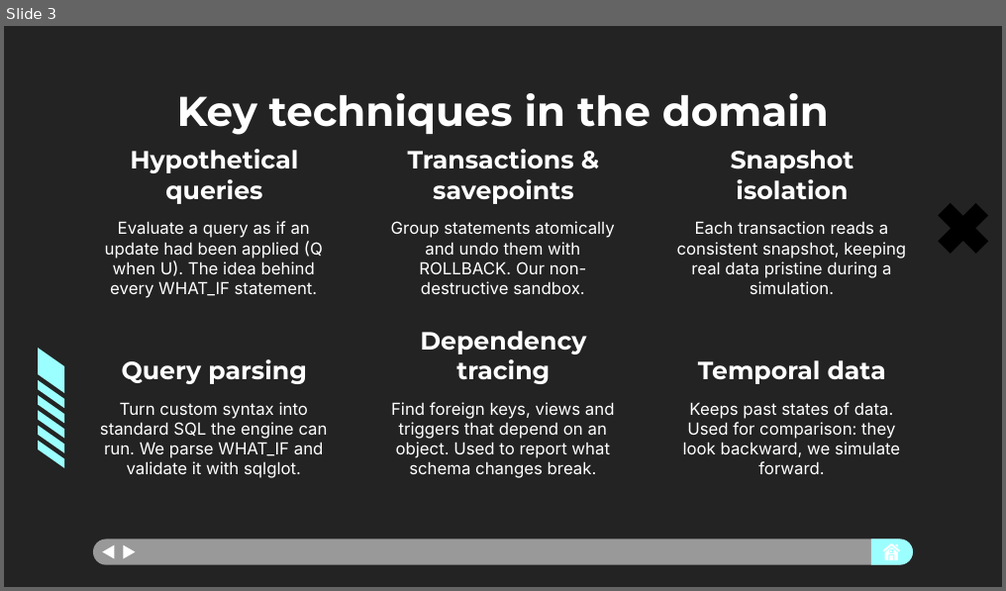
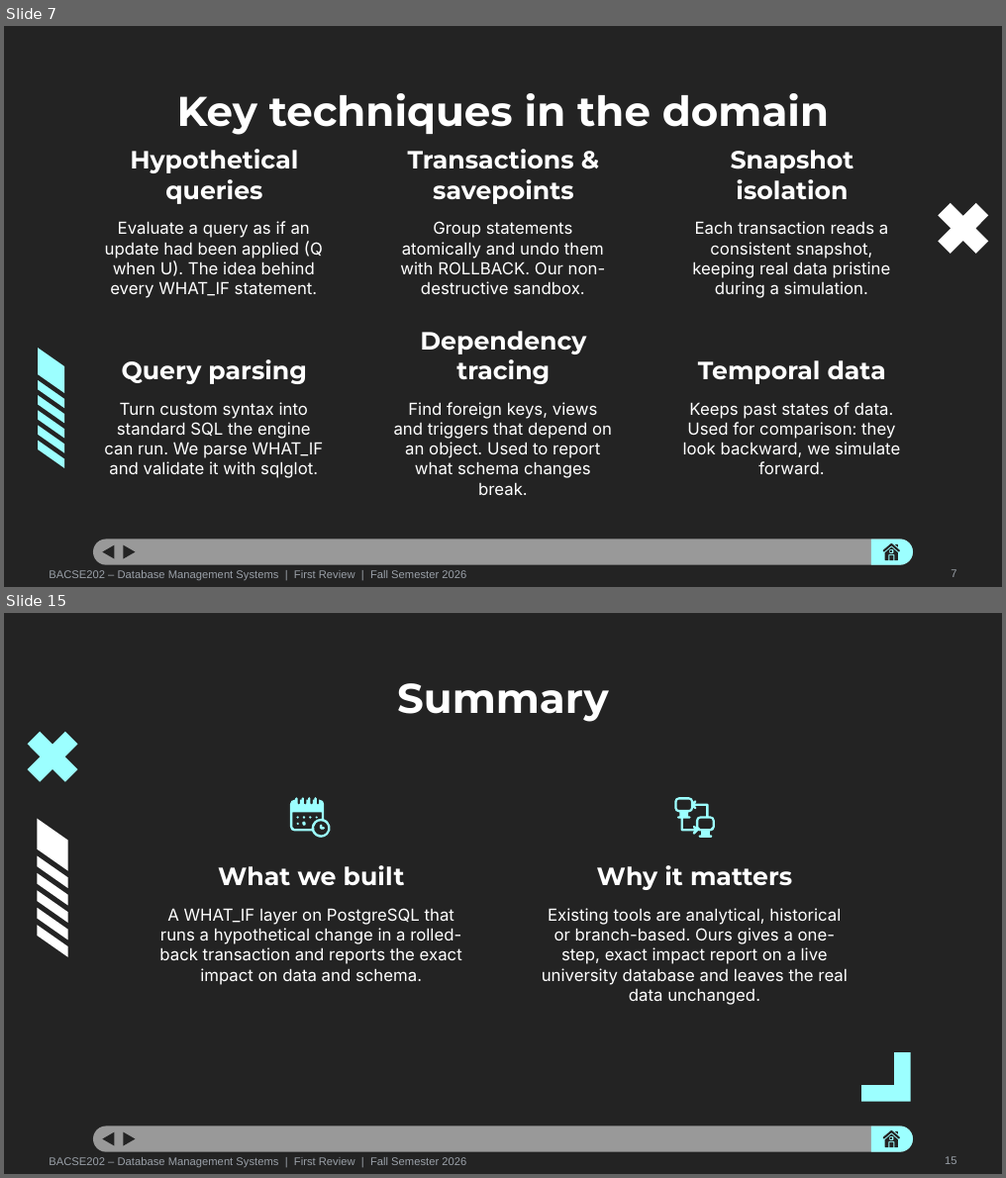
Before and after one commit to prakritijha26/DatabaseSystems_Project, a slide deck: WhatIf_Database_Review_1.pptx. Shown one above the other, each under a label of ours: slide 3 before the commit, slides 7 and 15 after it; the slides between them are not shown. The pictures are 1006x591 and 1006x1178 pixels, drawn with LibreOffice and Linux fonts; fonts in the diff are those of the drawing. Boxes give left, top, right and bottom in pixels: in the first picture for what was removed or moved away, otherwise in the second. Text is boxed around its words. In the diff, an @@ line names an element or a change of style, - is before the commit and + after.

Commit message:
"Updated Review 1 PPT and PDF"

```diff
--- a/WhatIf_Database_Review_1.pptx
+++ b/WhatIf_Database_Review_1.pptx
@@ slide 15 added at box(4, 613, 1002, 1174), background #232323; not listed: 9 template elements that a slide beside it also shows @@
@@ title added at box(397, 683, 608, 722), 30 pt, text #FFFFFF, bold @@
+Summary
@@ group added at box(27, 732, 78, 958): 7 freeform shapes @@
@@ group added at box(290, 797, 334, 838): 8 freeform shapes @@
@@ freeform shape added at box(674, 797, 715, 838), fill #9CFFFF @@
@@ subtitle added at box(218, 865, 405, 885), 18 pt, text #FFFFFF, bold @@
+What we built
@@ subtitle added at box(597, 865, 792, 890), 18 pt, text #FFFFFF, bold @@
+Why it matters
@@ subtitle added at box(159, 908, 462, 985), 12 pt, text #FFFFFF @@
+A WHAT_IF layer on PostgreSQL that runs a hypothetical change in a rolled-back transaction and reports the exact impact on data and schema.
@@ subtitle added at box(542, 908, 846, 1005), 12 pt, text #FFFFFF @@
+Existing tools are analytical, historical or branch-based. Ours gives a one-step, exact impact report on a live university database and leaves the real data unchanged.
@@ freeform shape added at box(861, 1054, 910, 1102), fill #9CFFFF @@
@@ text added at box(49, 1157, 466, 1167), 8 pt, text #9AA0A8 @@
+BACSE202 – Database Management Systems | First Review | Fall Semester 2026
@@ text added at box(944, 1157, 956, 1164), 8 pt, text #9AA0A8 @@
+15
@@ what was slide 3 is now slide 7 @@
@@ slide 7 changed as well @@
@@ freeform shape at box(938, 203, 989, 255): fill #000000 to #FFFFFF @@
@@ 4 subtitles: place and size @@
-4 subtitles at box(100, 221, 906, 478)
+4 subtitles at box(104, 221, 891, 495)
@@ freeform shape at box(883, 544, 900, 552): fill #FFFFFF to #232323; outline redrawn @@
@@ fill #FFFFFF to #232323 in 5 elements at box(103, 545, 115, 559), box(124, 545, 136, 559), box(895, 545, 898, 548), box(890, 551, 892, 553), box(885, 547, 898, 560) @@
@@ freeform shape at box(889, 556, 893, 561): fill #FFFFFF to #232323; outline redrawn @@
@@ text added at box(49, 570, 466, 580), 8 pt, text #9AA0A8 @@
+BACSE202 – Database Management Systems | First Review | Fall Semester 2026
@@ text added at box(950, 570, 956, 577), 8 pt, text #9AA0A8 @@
+7
```
Also in this commit, not shown: 9 other slides changed, 5 other slides added, 2 other files.
